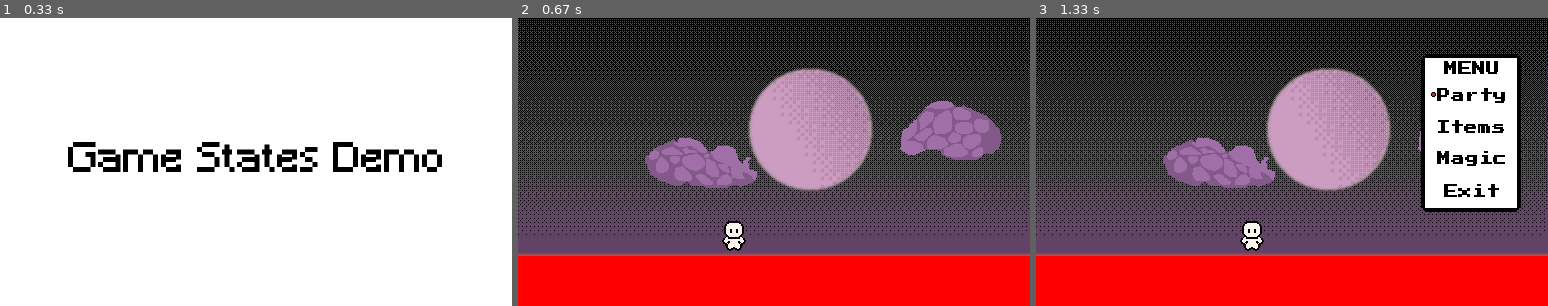
Above: before the commit, frames 1-3 (left to right).
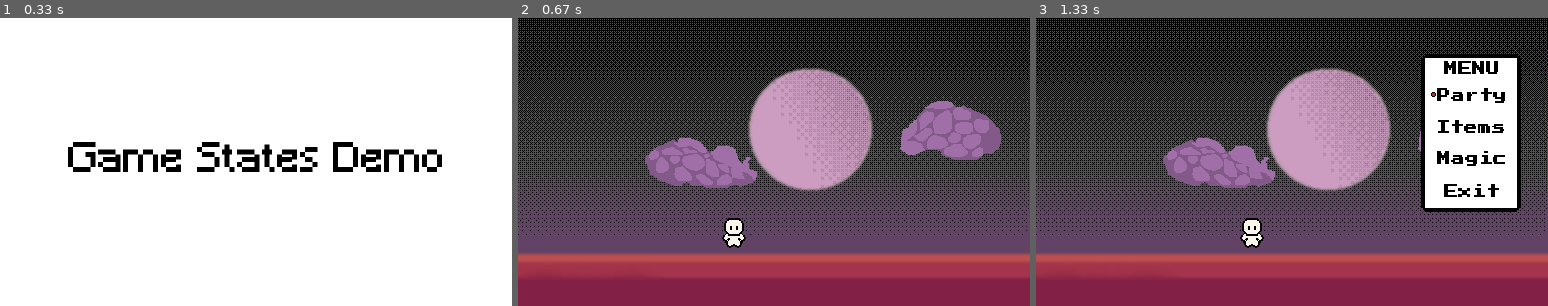
Above: after the commit, the same moments.

Repository: Mallet-Marie/pygame_metroidvania
Game: pygame game, started from game.py
The game is run twice, just before and just after one commit, with the same random seed, the same clock (stepped at 60 frames per second) and the same inputs.
Inputs:
- Up to frame 1 (0.33 s): no input
- Up to frame 2 (0.67 s): tap Enter at 0.33 s
- Up to frame 3 (1.33 s): tap Enter at 0.67 s

Frame 1 is identical in both runs. In frame 2, 18% of the frame differs, in the area x 0-100%, y 69-100%; in frame 3, 18%.

Commit message:
removed floor and jump

Diff:
--- a/sprites.py
+++ b/sprites.py
@@ -10,9 +10,6 @@
         self.posx, self.posy = 200, 200
         self.rect = self.cur_img.get_rect()
         self.rect.centerx, self.rect.centery = self.posx, self.posy
-        self.dy = 1
-        self.dx = 0
-        self.falling = True
         self.is_jumping = False
         self.current_frame, self.last_frame_update = 0, 0
 
@@ -23,13 +20,8 @@
         self.dx = actions["right"] - actions["left"]
         if actions['up']:
             self.is_jumping = True
-        elif self.falling:
-            self.dy = 1
 
-        if self.is_jumping:
-            self.dy = -1
         self.posx += 100 * dt * self.dx
-        self.posy += 100 * dt * self.dy
         self.animate(dt, self.dx)
         self.rect.centerx = self.posx
         self.rect.centery = self.posy
@@ -67,18 +59,3 @@
 
         self.cur_img = self.front_sprites[0]
         self.cur_anim_list = self.front_sprites
-
-class Floor(pg.sprite.Sprite):
-    def __init__(self, game):
-        pg.sprite.Sprite.__init__(self)
-        self.game = game
-        self.image = pg.Surface((WIDTH*2, 50))
-        self.image.fill(RED)
-        self.rect = self.image.get_rect()
-        self.rect.center = (0, HEIGHT-50)
-
-    def render(self, display):
-        display.blit(self.image, self.rect.center)
-
-    def update(self):
-        pass
--- a/states/world.py
+++ b/states/world.py
@@ -10,21 +10,13 @@
         State.__init__(self, game)
         self.grass_img = pg.image.load(path.join(self.game.assets_dir, "map", "landscape1.png"))
         self.player = Player(self.game)
-        self.floor = Floor(self.game)
 
     def update(self, dt, actions):
         if actions["start"]:
             new_state = PauseMenu(self.game)
             new_state.enter_state()
         self.player.update(dt, actions)
-        floor_hit = pg.sprite.collide_rect(self.player, self.floor)
-        if floor_hit:
-            self.player.dy = 0
-            self.player.falling = False
-        else:
-            self.player.falling = True
 
     def render(self, display):
         display.blit(self.grass_img, (0, 0))
         self.player.render(display)
-        self.floor.render(display)
